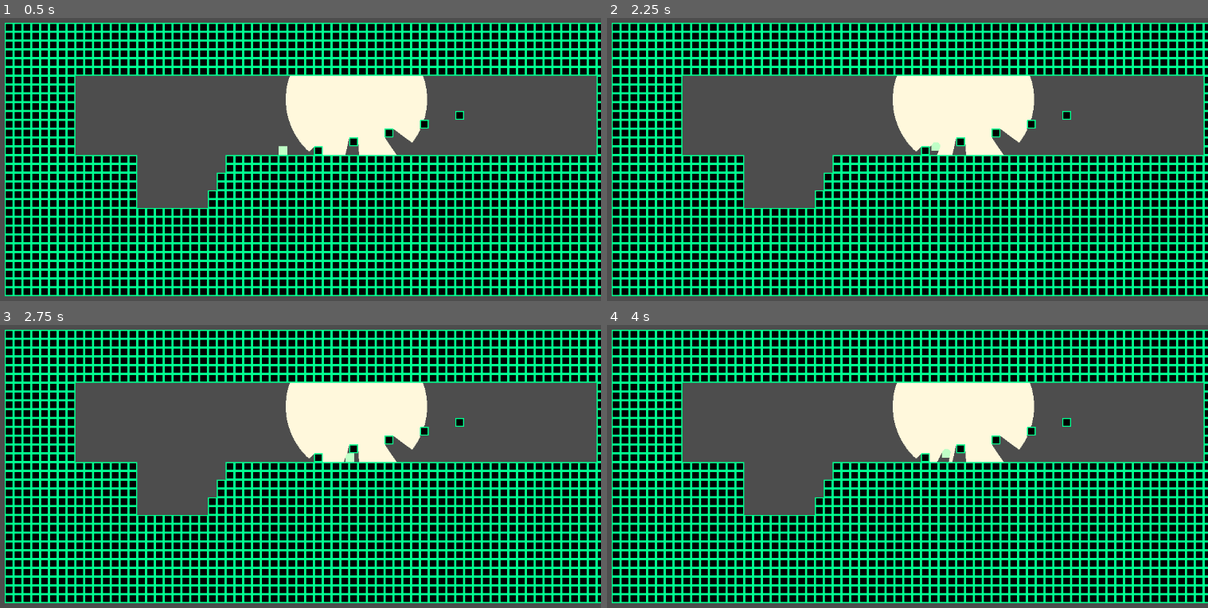
Above: before the commit, frames 1-4 (two rows, left to right).
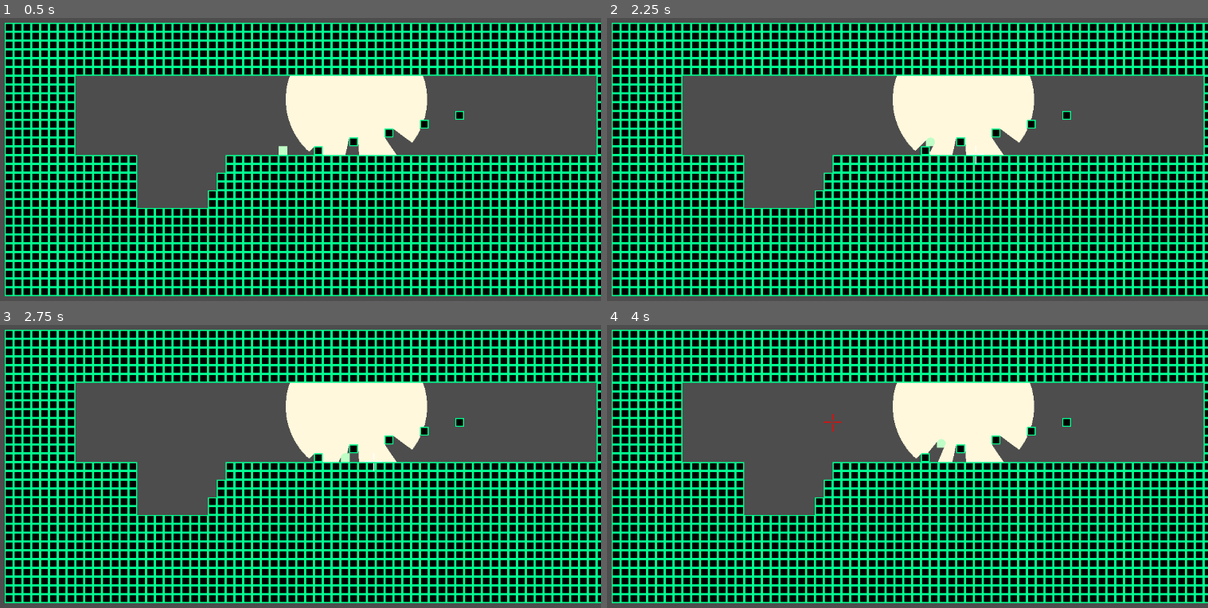
Above: after the commit, the same moments.

Repository: mtthwm/Godot-Platformer
Game: Godot game, scene res://Scenes/PlayerExperimentation.tscn
Same seed, same stepped clock (60 frames per second), same inputs: the game is played once before the commit and once after it.
Inputs:
- Up to frame 1 (0.5 s): no input
- Up to frame 2 (2.25 s): tap Enter at 0.5 s; hold D (move_right) 0.53-1.28 s; hold Shift (move_grapple, bound only after the commit) 0.53-1.28 s; tap Space (move_jump) at 0.77, 1.52 s; hold S (move_down, bound only after the commit) 1.28-2.03 s; tap Shift (move_grapple, bound only after the commit) at 1.35 s; hold D (move_right) from 2.03 s (still down); hold Shift (move_grapple, bound only after the commit) from 2.03 s (still down)
- Up to frame 3 (2.75 s): keep holding D (move_right); keep holding Shift (move_grapple, bound only after the commit)
- Up to frame 4 (4 s): release D (move_right) at 2.78 s; release Shift (move_grapple, bound only after the commit) at 2.78 s; hold W (move_up, bound only after the commit) 2.78-3.53 s; tap Shift (move_grapple, bound only after the commit) at 2.85 s; tap Space (move_jump) at 3.02, 3.5, 3.77 s; hold A (move_left) from 3.53 s (still down); hold Shift (move_grapple, bound only after the commit) from 3.53 s (still down)

Frame 1 is identical in both runs. In frame 2, 0.1% of the frame differs, in the area x 51-63%, y 42-52%; in frame 3, less than 0.1%; in frame 4, 0.2%, in the area x 36-58%, y 31-49%.

Commit message:
Working on grappling hook mechanic

Diff:
--- a/Scenes/PlayerExperimentation.tscn
+++ b/Scenes/PlayerExperimentation.tscn
@@ -1,10 +1,11 @@
-[gd_scene load_steps=16 format=3 uid="uid://dq7axmxbv4wty"]
+[gd_scene load_steps=17 format=3 uid="uid://dq7axmxbv4wty"]
 
 [ext_resource type="Script" path="res://Script/PlayerMovement.gd" id="1_1pn2c"]
 [ext_resource type="Texture2D" uid="uid://b8754c7ftkswr" path="res://SpriteAtlas/DebugTilemap.png" id="2_d8oc8"]
 [ext_resource type="Script" path="res://Script/GroundChecker.gd" id="2_thmgb"]
 [ext_resource type="Script" path="res://Script/Observer.gd" id="4_3oj6r"]
 [ext_resource type="Texture2D" uid="uid://bnvca84fwsjp4" path="res://SpriteAtlas/ObserverGradient.png" id="5_n5yul"]
+[ext_resource type="Texture2D" uid="uid://n2yioeiesti2" path="res://Sprites/Crosshairs.png" id="6_is4is"]
 
 [sub_resource type="PhysicsMaterial" id="PhysicsMaterial_vf1f0"]
 friction = 0.5
@@ -19,10 +20,10 @@
 size = Vector2(12, 1)
 
 [sub_resource type="RectangleShape2D" id="RectangleShape2D_kupmo"]
-size = Vector2(1, 10)
+size = Vector2(1, 12)
 
 [sub_resource type="RectangleShape2D" id="RectangleShape2D_52jr2"]
-size = Vector2(1, 10)
+size = Vector2(1, 12)
 
 [sub_resource type="PhysicsMaterial" id="PhysicsMaterial_omcgf"]
 
@@ -74,7 +75,7 @@
 
 [node name="Node2D" type="Node2D"]
 
-[node name="Player" type="RigidBody2D" parent="." node_paths=PackedStringArray("groundCheck", "leftWallChecker", "rightWallChecker")]
+[node name="Player" type="RigidBody2D" parent="." node_paths=PackedStringArray("groundCheck", "leftWallChecker", "rightWallChecker", "crosshair")]
 position = Vector2(0, -32)
 physics_material_override = SubResource("PhysicsMaterial_vf1f0")
 continuous_cd = 1
@@ -86,6 +87,7 @@
 groundCheck = NodePath("GroundChecker")
 leftWallChecker = NodePath("LeftWallChecker")
 rightWallChecker = NodePath("RightWallChecker")
+crosshair = NodePath("../Crosshair")
 
 [node name="Collider" type="CollisionShape2D" parent="Player"]
 shape = SubResource("CapsuleShape2D_hlv31")
@@ -107,7 +109,7 @@
 script = ExtResource("2_thmgb")
 
 [node name="CollisionShape2D" type="CollisionShape2D" parent="Player/RightWallChecker"]
-position = Vector2(8.5, 0)
+position = Vector2(9.5, 1)
 shape = SubResource("RectangleShape2D_kupmo")
 disabled = true
 
@@ -115,7 +117,7 @@
 script = ExtResource("2_thmgb")
 
 [node name="CollisionShape2D" type="CollisionShape2D" parent="Player/LeftWallChecker"]
-position = Vector2(-8.5, 0)
+position = Vector2(-9.5, 1)
 shape = SubResource("RectangleShape2D_52jr2")
 
 [node name="Camera2D" type="Camera2D" parent="."]
@@ -134,6 +136,10 @@
 script = ExtResource("4_3oj6r")
 resolution = 512
 
+[node name="Crosshair" type="Sprite2D" parent="."]
+position = Vector2(-72, -89)
+texture = ExtResource("6_is4is")
+
 [connection signal="body_entered" from="Player/GroundChecker" to="Player/GroundChecker" method="_on_body_entered"]
 [connection signal="body_exited" from="Player/GroundChecker" to="Player/GroundChecker" method="_on_body_exited"]
 [connection signal="body_entered" from="Player/RightWallChecker" to="Player/RightWallChecker" method="_on_body_entered"]
--- a/Script/PlayerMovement.gd
+++ b/Script/PlayerMovement.gd
@@ -1,5 +1,6 @@
 extends RigidBody2D
 
+@export_group("Movement")
 @export var tilesize: int = 16;
 @export var tilesPerSecondSpeed: int = 8;
 @export var timeToMaxSpeed: float = 0.1;
@@ -10,9 +11,15 @@
 @export var rightWallChecker: GroundChecker;
 @export var extraJumps = 1;
 
+@export_group("Grappling")
+@export var grappleLength = 200;
+@export var crosshair: Node2D;
+
+
 var _grapplePoint: Vector2;
 var _grappling: bool = false;
 var _grappleDir: Vector2;
+var _canGrapple: bool = false;
 
 var _maxSpeed;
 var _gravity_magnitude;
@@ -20,9 +27,7 @@
 var _normalForceMagnitude;  # TODO: MAKE THIS WORK WITH SLANTS
 var _jumpHeight;
 var _maxHorizontalForce;
-var _groundChecker;
 var _remainingJumps: int;
-
 var _timeSincePress = 0;
 var _hasJumpedThisButtonPress = false;
 
@@ -69,19 +74,69 @@
 	if Input.is_action_just_released("move_jump"):
 		_hasJumpedThisButtonPress = false;
 
+func _handle_grappling (_delta):
+	if Input.is_action_pressed("move_right"):
+		_grappleDir.x = 1;
+
+	if Input.is_action_pressed("move_left"):
+		_grappleDir.x = -1;
+
+	if Input.is_action_pressed("move_up"):
+		_grappleDir.y = -1;
+
+	if Input.is_action_pressed("move_down"):
+		_grappleDir.y = 1;
+
+	_grappleDir = _grappleDir.normalized();
+
+	_grapplePoint = global_position + _grappleDir * grappleLength;
+
+	if Input.is_action_pressed("move_grapple"):
+		var space_state = get_world_2d().direct_space_state
+		var query = PhysicsRayQueryParameters2D.create(global_position, _grapplePoint);
+		var result = space_state.intersect_ray(query);
+
+		if result:
+			_canGrapple = true;
+			crosshair.modulate = Color(1, 1, 1);
+			_grapplePoint = result.position;
+		else:
+			crosshair.modulate = Color(1, 0, 0);
+			_canGrapple = false;
+
+		crosshair.show();
+		crosshair.set_global_position(_grapplePoint);
+
+	else:
+		crosshair.hide();
+
+	if Input.is_action_just_pressed("move_grapple") && _canGrapple:
+		_grappling = true;
+		_canGrapple = false;
+
+	if _grappling:
+		if groundCheck.isGrounded:
+			_grappling = false;
+
+
 func _handle_movement (_delta):
 	var movement_force_magnitude = (_maxSpeed / timeToMaxSpeed) * mass + _normalForceMagnitude;
 	var frictional_force_magnitude = _normalForceMagnitude * physics_material_override.friction;
 	var horizontalForce = movement_force_magnitude+ frictional_force_magnitude;
 
-	if Input.is_action_pressed("move_right") && !rightWallChecker.isGrounded:
-		if linear_velocity.x < _maxSpeed:
-			apply_force(Vector2(horizontalForce, 0));
+	if !_grappling && Input.is_action_pressed("move_right"):
+		if !rightWallChecker.isGrounded:
+			if linear_velocity.x < _maxSpeed:
+				apply_force(Vector2(horizontalForce, 0));
 
-	if Input.is_action_pressed("move_left") && !leftWallChecker.isGrounded:
-		if linear_velocity.x > -_maxSpeed:
-			apply_force(Vector2(-horizontalForce, 0));
+	if !_grappling && Input.is_action_pressed("move_left"):
+		if !leftWallChecker.isGrounded:
+			print_debug("LEFT WALL NOT GROUNDED");
+			if linear_velocity.x > -_maxSpeed:
+				apply_force(Vector2(-horizontalForce, 0));
+
 
 func _physics_process(delta):
 	_handle_movement(delta);
 	_handle_jumping(delta);
+	_handle_grappling(delta);
--- a/project.godot
+++ b/project.godot
@@ -36,6 +36,21 @@
 "events": [Object(InputEventKey,"resource_local_to_scene":false,"resource_name":"","device":-1,"window_id":0,"alt_pressed":false,"shift_pressed":false,"ctrl_pressed":false,"meta_pressed":false,"pressed":false,"keycode":32,"physical_keycode":32,"key_label":32,"unicode":32,"echo":false,"script":null)
 ]
 }
+move_up={
+"deadzone": 0.5,
+"events": [Object(InputEventKey,"resource_local_to_scene":false,"resource_name":"","device":-1,"window_id":0,"alt_pressed":false,"shift_pressed":false,"ctrl_pressed":false,"meta_pressed":false,"pressed":false,"keycode":0,"physical_keycode":87,"key_label":0,"unicode":119,"echo":false,"script":null)
+]
+}
+move_down={
+"deadzone": 0.5,
+"events": [Object(InputEventKey,"resource_local_to_scene":false,"resource_name":"","device":-1,"window_id":0,"alt_pressed":false,"shift_pressed":false,"ctrl_pressed":false,"meta_pressed":false,"pressed":false,"keycode":0,"physical_keycode":83,"key_label":0,"unicode":115,"echo":false,"script":null)
+]
+}
+move_grapple={
+"deadzone": 0.5,
+"events": [Object(InputEventKey,"resource_local_to_scene":false,"resource_name":"","device":-1,"window_id":0,"alt_pressed":false,"shift_pressed":false,"ctrl_pressed":false,"meta_pressed":false,"pressed":false,"keycode":0,"physical_keycode":4194325,"key_label":0,"unicode":0,"echo":false,"script":null)
+]
+}
 
 [rendering]
 
